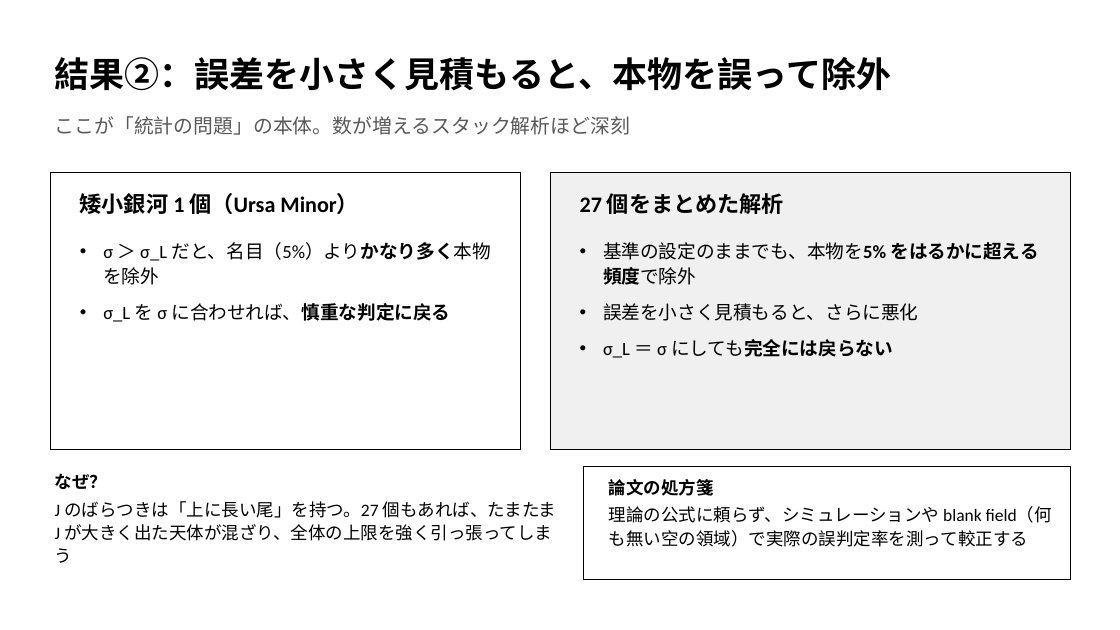
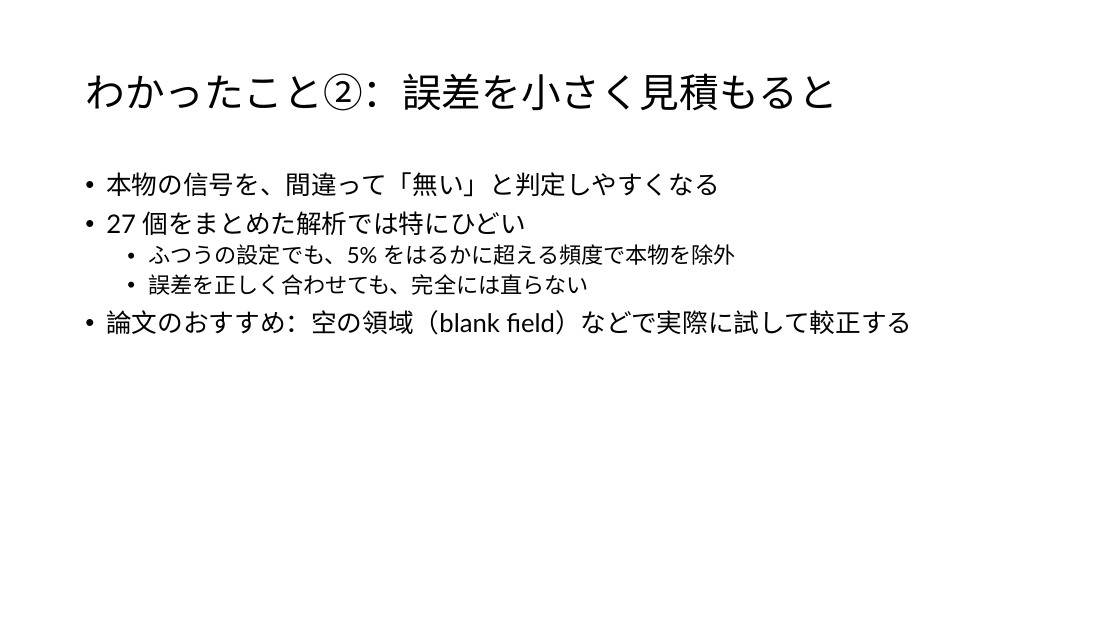
Before and after one commit to Mikann20041029/darkmatter-slides, a slide deck: slide 8 of slides/Toni Bertólez-Martínez, et al. (2026).pptx. Drawn at 1120x630 pixels with LibreOffice and Linux fonts; fonts in the diff are those of the drawing. Boxes give left, top, right and bottom in pixels: in the first picture for what was removed or moved away, otherwise in the second. Text is boxed around its words. In the diff, an @@ line names an element or a change of style, - is before the commit and + after.

```diff
--- a/slides/Toni Bertólez-Martínez, et al. (2026).pptx
+++ b/slides/Toni Bertólez-Martínez, et al. (2026).pptx
@@ title "わかったこと②：誤差を小さく見積もると" at box(85, 73, 838, 111): vertical alignment top to middle @@
@@ title at box(85, 73, 838, 111): text changed; size 30 to 34 pt; font Calibri to Lato; bold off @@
-結果②：誤差を小さく見積もると、本物を誤って除外
+わかったこと②：誤差を小さく見積もると
@@ text removed at box(55, 116, 631, 135) @@
-ここが「統計の問題」の本体。数が増えるスタック解析ほど深刻
@@ rectangle removed at box(50, 172, 521, 450) @@
@@ text added at box(106, 172, 912, 335), 22 pt, text #000000 @@
+• 本物の信号を、間違って「無い」と判定しやすくなる
+• 27 個をまとめた解析では特にひどい
+  • ふつうの設定でも、5% をはるかに超える頻度で本物を除外
+  • 誤差を正しく合わせても、完全には直らない
+• 論文のおすすめ：空の領域（blank field）などで実際に試して較正する
@@ rectangle removed at box(550, 172, 1071, 450) @@
@@ text removed at box(80, 193, 359, 214) @@
-矮小銀河 1 個（Ursa Minor）
@@ text removed at box(580, 193, 784, 214) @@
-27 個をまとめた解析
@@ text removed at box(103, 242, 491, 322) @@
-• σ ＞ σ_L だと、名目（5%）よりかなり多く本物を除外
-• σ_L を σ に合わせれば、慎重な判定に戻る
@@ text removed at box(603, 242, 1038, 358) @@
-• 基準の設定のままでも、本物を5% をはるかに超える頻度で除外
-• 誤差を小さく見積もると、さらに悪化
-• σ_L ＝ σ にしても完全には戻らない
@@ text removed at box(55, 473, 557, 563) @@
-なぜ？
-J のばらつきは「上に長い尾」を持つ。27 個もあれば、たまたま J が大きく出た天体が混ざり、全体の上限を強く引っ張ってしまう
@@ rectangle removed at box(584, 466, 1071, 580) @@
@@ text removed at box(609, 479, 1052, 547) @@
-論文の処方箋
-理論の公式に頼らず、シミュレーションや blank field（何も無い空の領域）で実際の誤判定率を測って較正する
```
Also in this commit, not shown: 4 other slides changed, 5 slides added, 6 slides removed.
